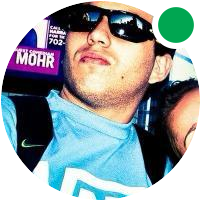
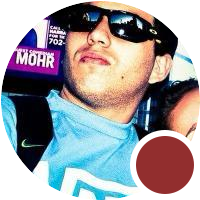
Before/after of a 200 x 200 layered artwork. What changed in the layer stack:
removed layer "Ellipse 1" over [152, 7, 194, 49]
added layer "Ellipse 4" above "Ellipse 3" over [136, 136, 194, 194]
added layer "Ellipse 3" above "Layer 0" over [130, 130, 194, 192]
